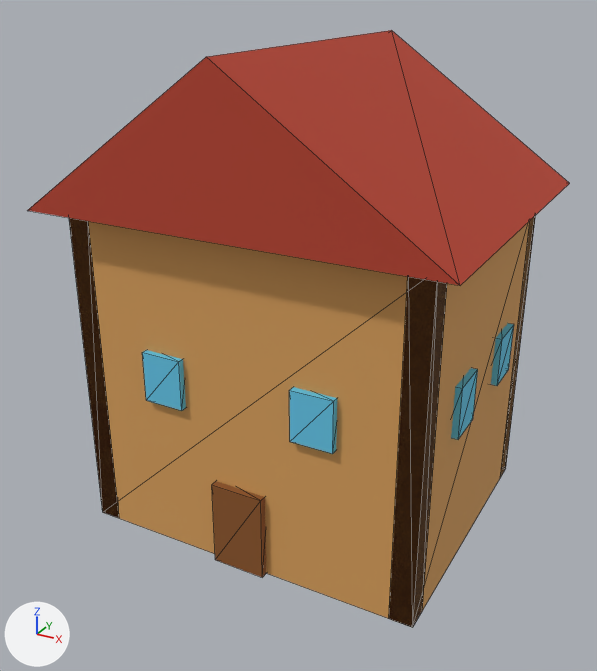
An edit to the glTF model assets/props/barn.glb, drawn before and after from the same camera.
The view is the same before and after, from a 50 mm camera at (1.74, -3.31, 2.54) aimed at (-0.02, -0.11, 0.94). The axes (+X, +Y, +Z) are drawn at lower left. The lights are the same throughout. The first picture is the older version. Mesh edges are drawn as thin lines. Vertices at exactly the same position are counted once.

Names of what the first picture shows: 'beams'.
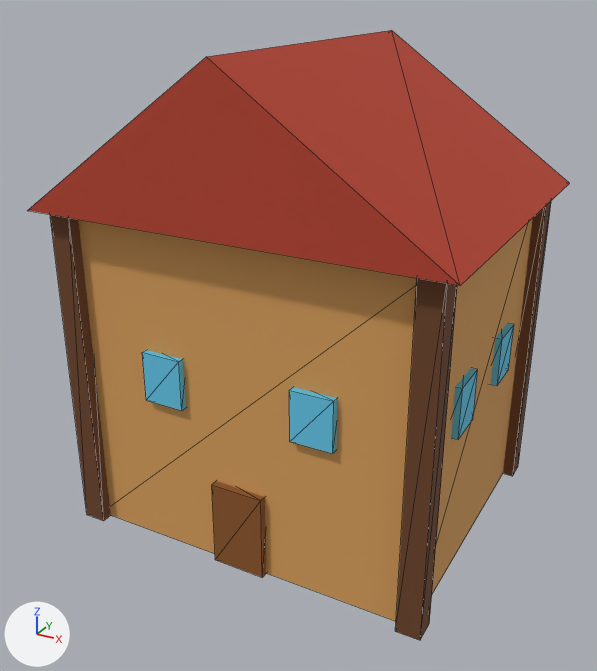
Where the change shows, as pixel boxes [x1, y1, x2, y2] in the pictures (597 x 671 px):
'beams', reshaped
    before: [27, 30, 570, 628]
    after: [27, 30, 570, 640]
part 1 of me_beams, added (brown)
    after: [50, 215, 111, 521]
part 2 of me_beams, added (brown)
    after: [396, 278, 457, 640]
part 3 of me_beams, added (brown)
    after: [503, 201, 551, 476]
part 4 of me_beams, deleted (brown)
    before: [69, 218, 119, 518]
part 5 of me_beams, deleted (brown)
    before: [389, 216, 535, 628]

The change, as a list of edits to the scene's bpy script:
```text
Change me_beams:
    used by ob_beams; location = (0.0, 0.0, 0.0)
    remove me_beams.from_pydata(...)  # 78 vertices, 128 faces; spans x -0.97..0.97, y -0.82..0.82, z 0.0..2.27
    add me_beams.from_pydata(...)  # 86 vertices, 128 faces; spans x -0.97..0.97, y -0.82..0.82, z 0.0..2.27
    me_beams part 1: a new loose piece, a box spanning x -0.9..-0.8, y -0.75..-0.64, z 0.0..1.6, in mat_beam (brown #6e4326)
    me_beams part 2: a new loose piece, a box spanning x 0.8..0.9, y -0.75..-0.64, z 0.0..1.6, in mat_beam (brown #6e4326)
    me_beams part 3: a new loose piece, a box spanning x 0.8..0.9, y 0.64..0.75, z 0.0..1.6, in mat_beam (brown #6e4326)
    me_beams part 4
    12 vertices are removed from x -0.85..-0.74, y -0.7..0.7, z 0.0..1.6
    24 faces are deleted
    me_beams part 5
    12 vertices are removed from x 0.74..0.85, y -0.7..0.7, z 0.0..1.6
    24 faces are deleted
    other edits to the shape of me_beams do not show in these pictures
```
